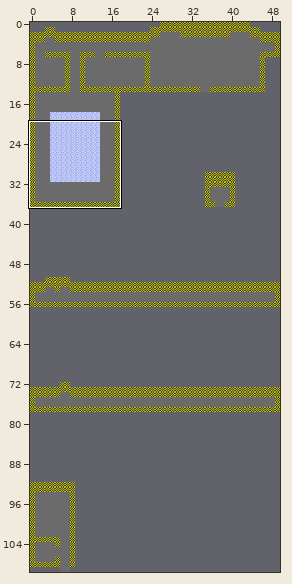
A Tiled map gets an edit: Assets/Graphics/Maps/Retail/Hotel.tmx. Above: a wide view before the commit, with the close-up outlined.
Close-up. Earlier state:
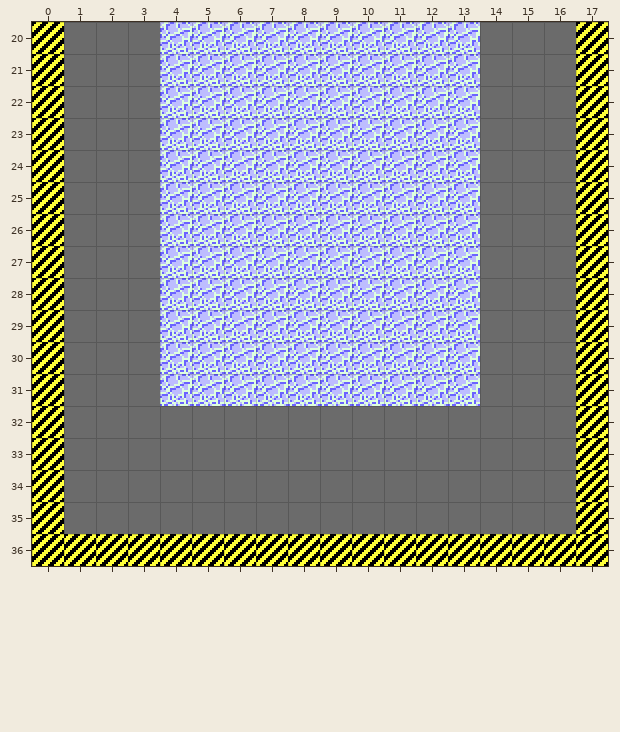
Cells are 16x16 px. Shown: x 0..17, y 20..36. The commit also changed other parts of the map, which this record leaves out.
After:
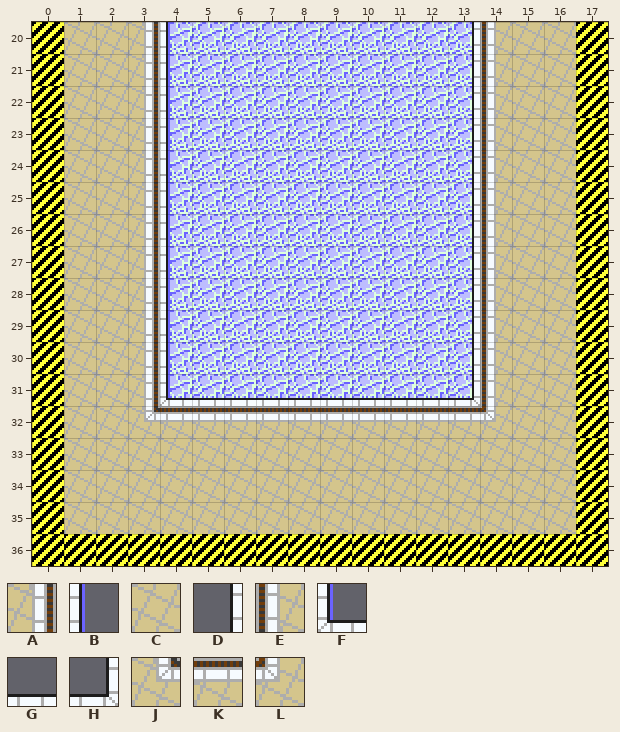
Key: from "PoolSide": A 14, B 15, C 16, D 17, E 18, F 22, G 23, H 24, J 28, K 30, L 32.
_ is an empty cell.
Tiles of an added or newly shown layer are drawn over the layers below it.
Diff:
Layer "Graphics/BG" (added):
Tile A is added in rows 20 to 31 at x 3.
Tile B is added in rows 20 to 30 at x 4.
Tile C is added in rows 20 to 32 at x 1 to 2 and 15 to 16; in rows 33 to 35 at x 1 to 16.
Tile D is added in rows 20 to 30 at x 13.
Tile E is added in rows 20 to 31 at x 14.
Tile F is added in row 31 at x 4.
Tile G is added in row 31 at x 5 to 12.
Tile H is added in row 31 at x 13.
Tile J is added in row 32 at x 3.
Tile K is added in row 32 at x 4 to 13.
Tile L is added in row 32 at x 14.
Boxes around the changes in both close-ups, in picture pixels (x1, y1, x2, y2):
added: (64, 22, 576, 534)
